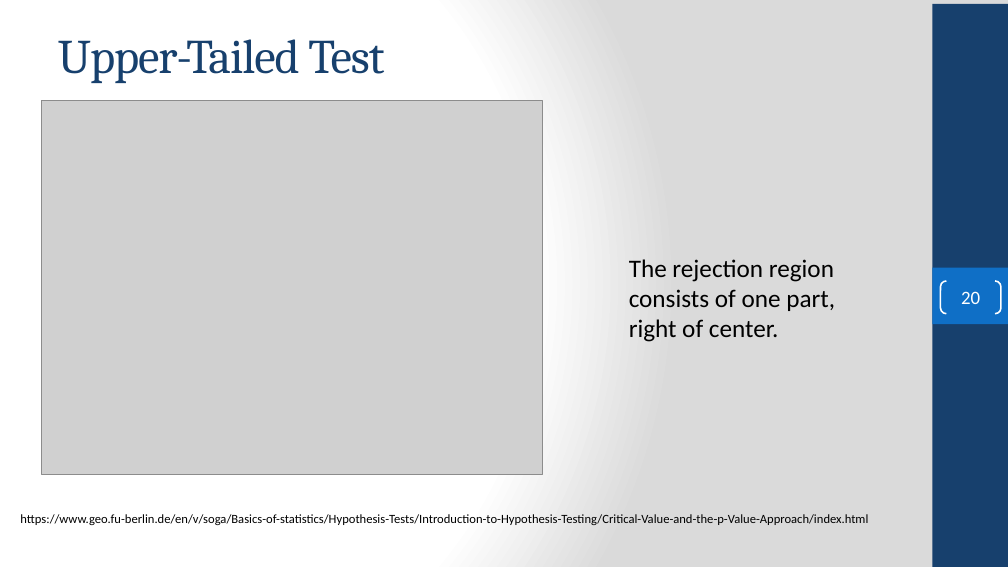
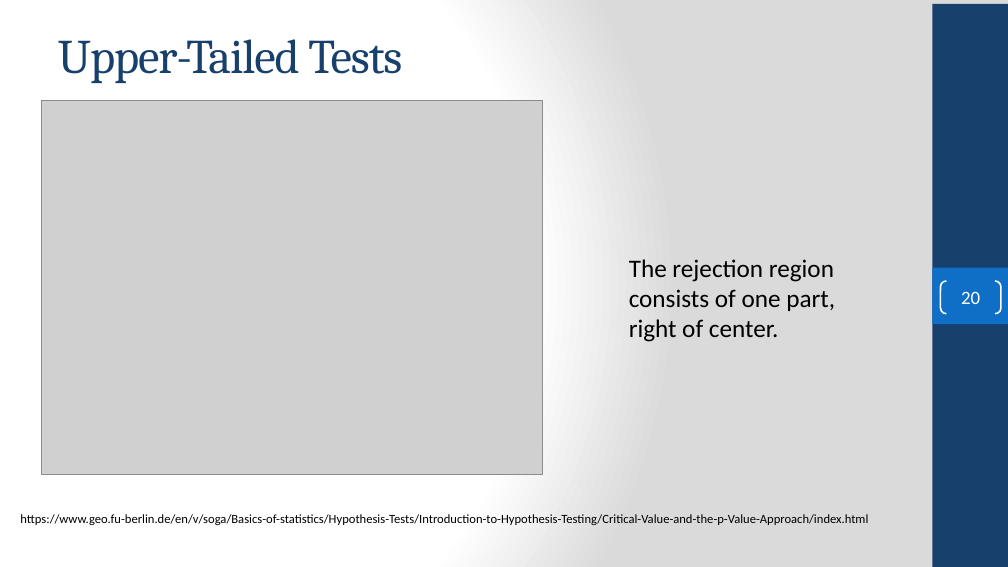
Before and after one commit to FSCJ-COP2073C/cop2073c-FullContent, a slide deck: slide 20 of slides/COP2073C-Module8.pptx. Drawn at 1008x567 pixels with LibreOffice and Linux fonts; fonts in the diff are those of the drawing; grey boxes stand for pictures; background and template pictures are left out. Boxes give left, top, right and bottom in pixels: in the first picture for what was removed or moved away, otherwise in the second. Text is boxed around its words. In the diff, an @@ line names an element or a change of style, - is before the commit and + after.

Commit message:
added test statistic content

```diff
--- a/slides/COP2073C-Module8.pptx
+++ b/slides/COP2073C-Module8.pptx
@@ title at (58, 39, 402, 83): text changed @@
-Upper-Tailed Test
+Upper-Tailed Tests
```
Also in this commit, not shown: 3 other slides changed, 4 other files.
